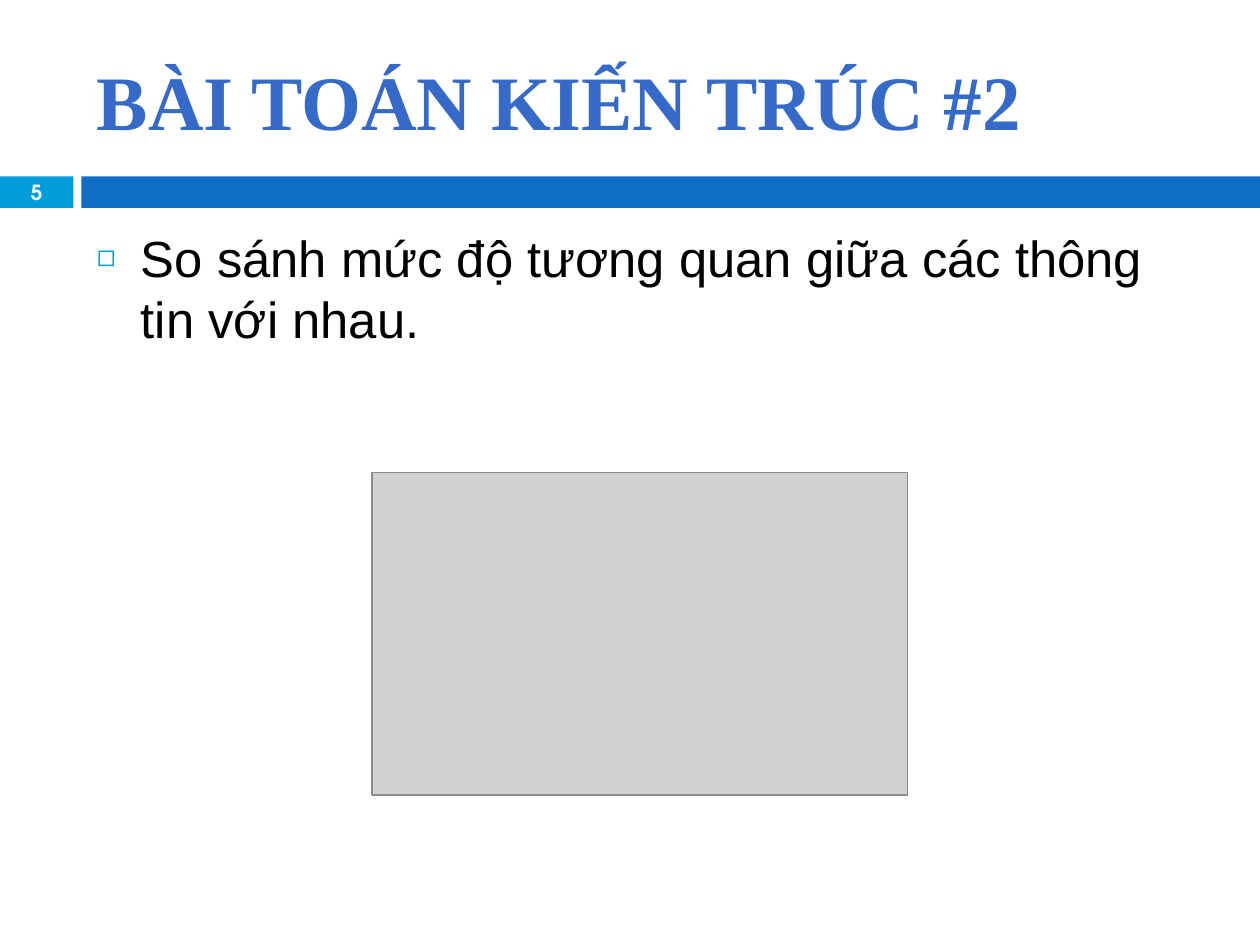
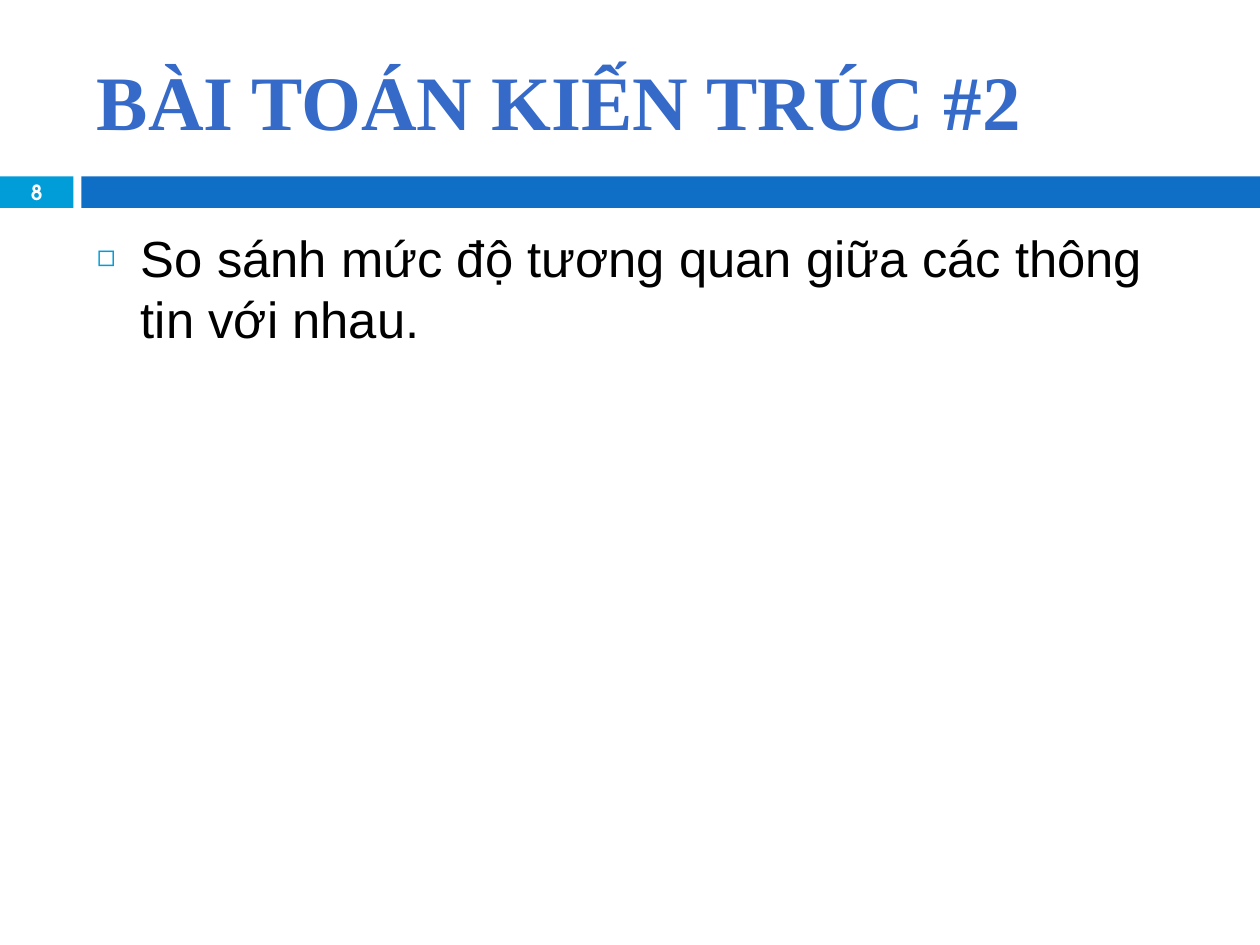
Before and after one commit to khanhduy94/jobzoom, a slide deck: slide 8 of Documents/JobZoom Presentation.pptx (slide 5 before the commit). Drawn at 1260x945 pixels with LibreOffice and Linux fonts; fonts in the diff are those of the drawing; grey boxes stand for pictures; background and template pictures are left out. Boxes give left, top, right and bottom in pixels: in the first picture for what was removed or moved away, otherwise in the second. Text is boxed around its words. In the diff, an @@ line names an element or a change of style, - is before the commit and + after.

```diff
--- a/Documents/JobZoom Presentation.pptx
+++ b/Documents/JobZoom Presentation.pptx
@@ page number at bbox=[31, 184, 43, 209]: text changed @@
-5
+8
@@ picture removed at bbox=[372, 472, 907, 795] @@
```
Also in this commit, not shown: 3 other slides changed, 9 slides added, 1 slide removed, 1 other file.
